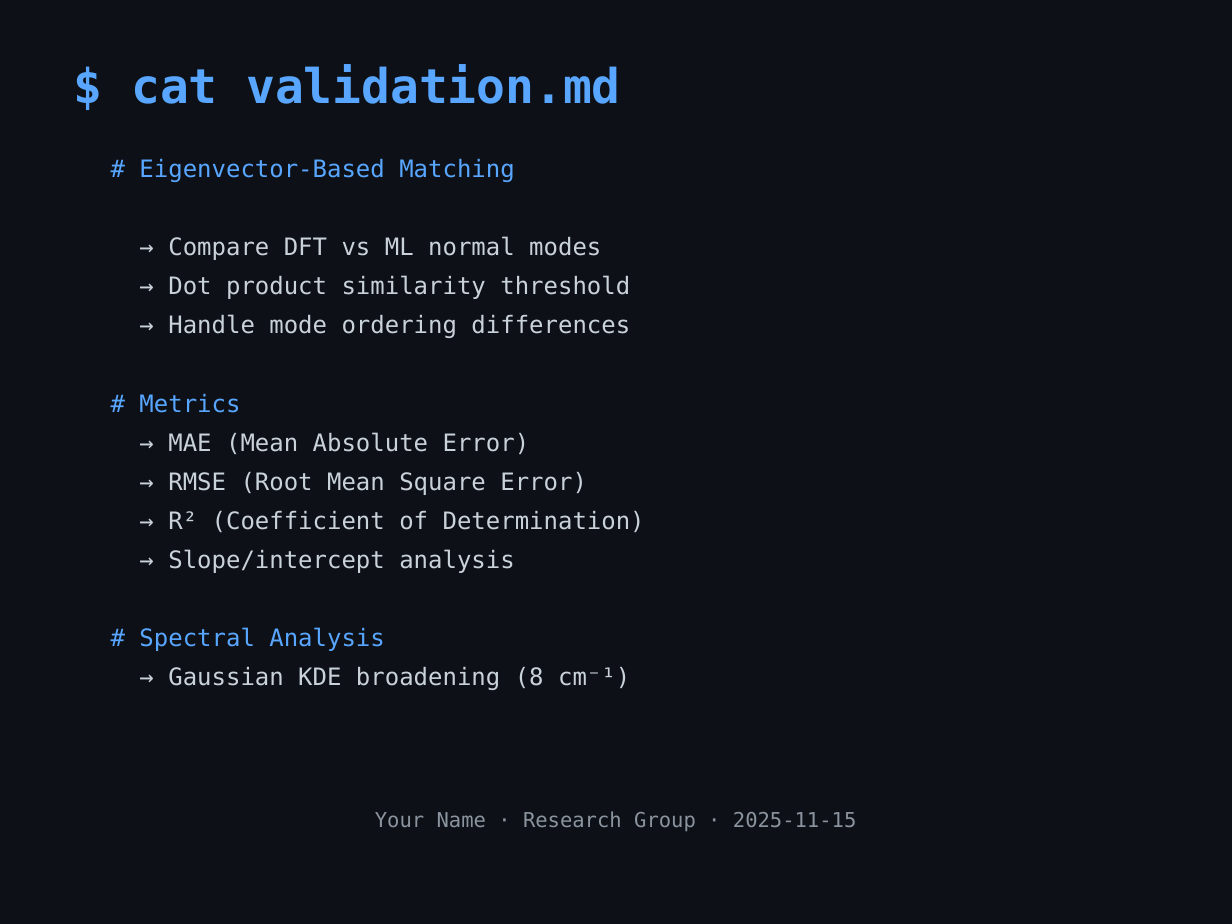
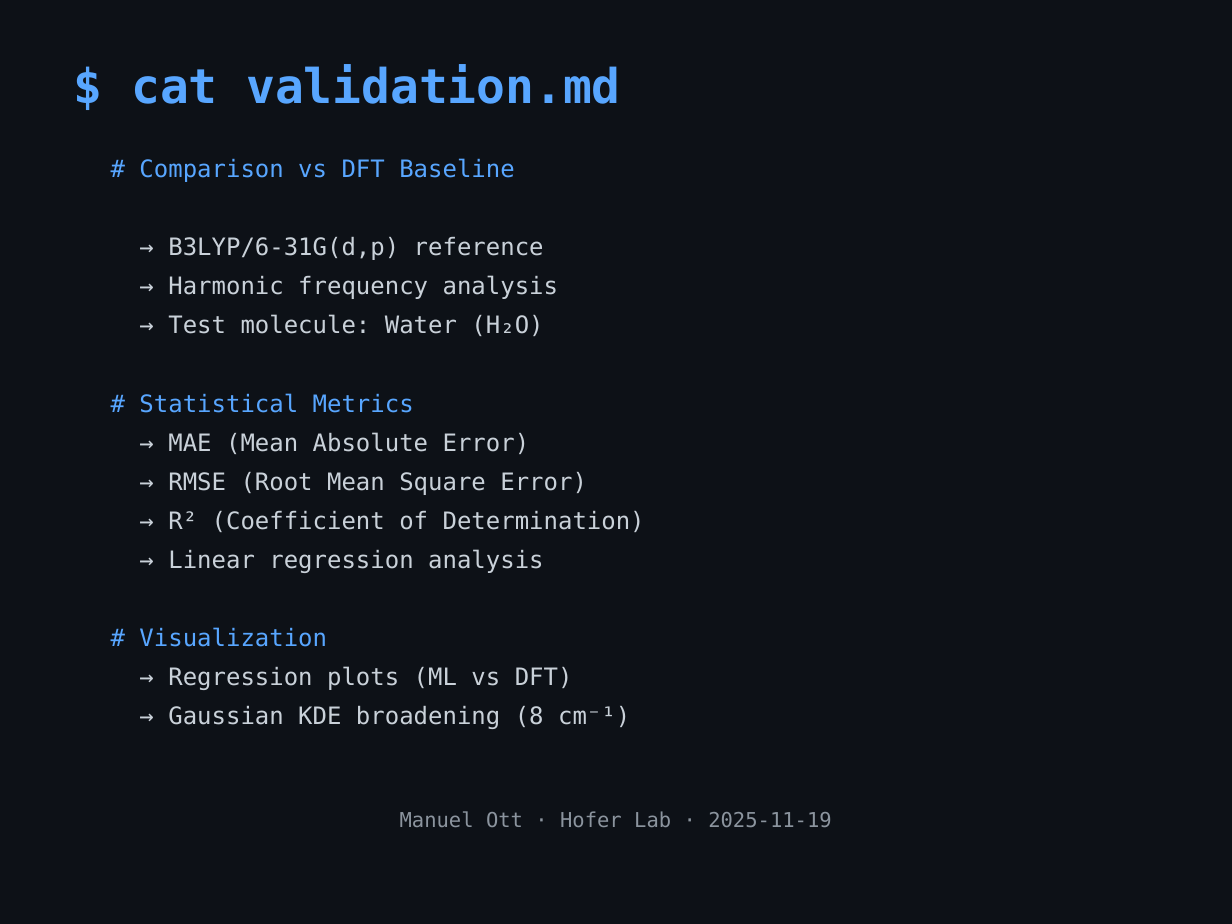
Before and after one commit to mott91/mace_gaussian_interface, a slide deck: slide 7 of presentation/mace_gaussian_presentation.pptx. Drawn at 1232x924 pixels with LibreOffice and Linux fonts; fonts in the diff are those of the drawing. Boxes give left, top, right and bottom in pixels: in the first picture for what was removed or moved away, otherwise in the second. Text is boxed around its words. In the diff, an @@ line names an element or a change of style, - is before the commit and + after.

```diff
--- a/presentation/mace_gaussian_presentation.pptx
+++ b/presentation/mace_gaussian_presentation.pptx
@@ text at box(139, 158, 558, 413): text changed @@
-# Eigenvector-Based Matching
-→ Compare DFT vs ML normal modes
-→ Dot product similarity threshold
-→ Handle mode ordering differences
-# Metrics
+# Comparison vs DFT Baseline
+→ B3LYP/6-31G(d,p) reference
+→ Harmonic frequency analysis
+→ Test molecule: Water (H₂O)
+# Statistical Metrics
@@ text at box(139, 549, 573, 690): text changed @@
-→ Slope/intercept analysis
-# Spectral Analysis
+→ Linear regression analysis
+# Visualization
+→ Regression plots (ML vs DFT)
@@ text at box(400, 811, 831, 827): text changed @@
-Your Name · Research Group · 2025-11-15
+Manuel Ott · Hofer Lab · 2025-11-19
```
Also in this commit, not shown: 9 other slides changed, 1 slide added, 1 slide removed, 1 other file.
